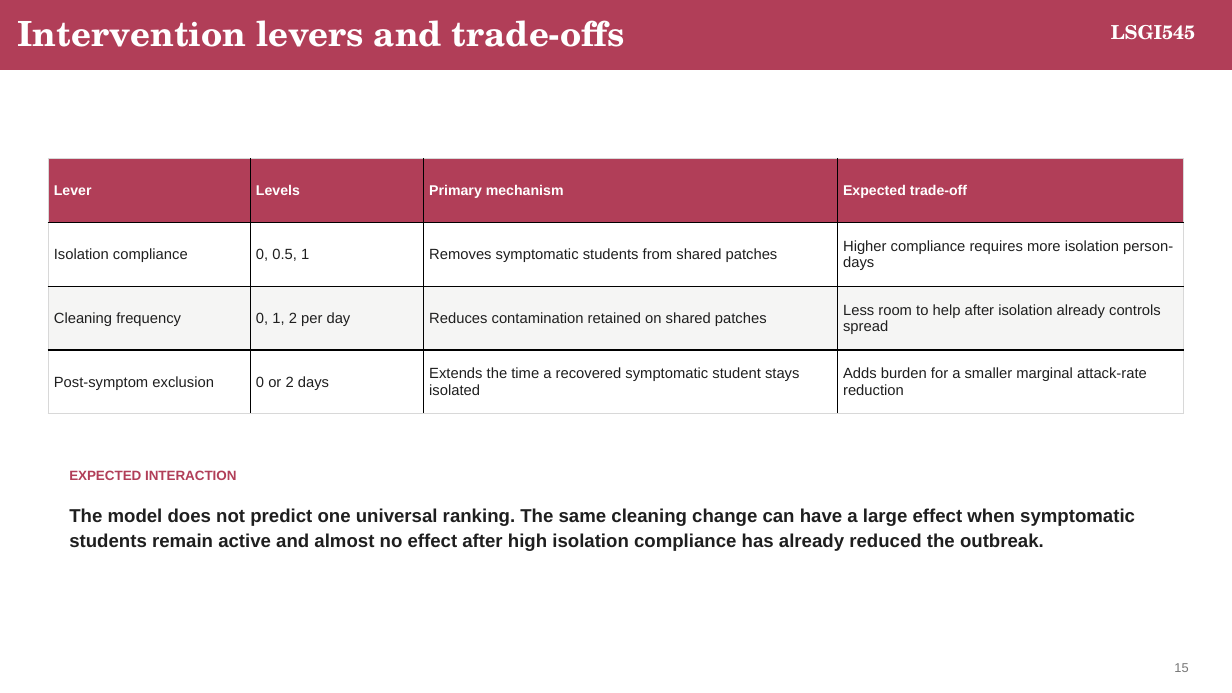
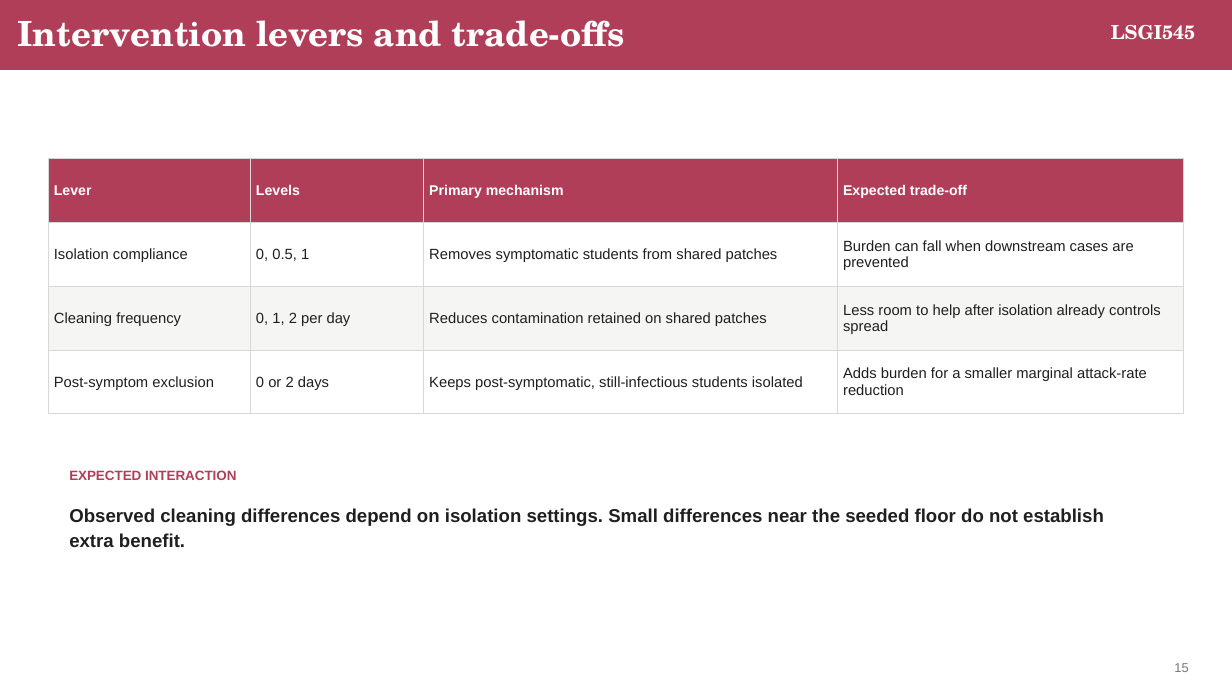
Before and after one commit to LIUXiaolu424/LSGI545-Group26, a slide deck: slide 15 of group_report_presentation/output/Norovirus_Dormitory_ABM_Group_Presentation.pptx. Drawn at 1232x693 pixels with LibreOffice and Linux fonts; fonts in the diff are those of the drawing. Boxes give left, top, right and bottom in pixels: in the first picture for what was removed or moved away, otherwise in the second. Text is boxed around its words. In the diff, an @@ line names an element or a change of style, - is before the commit and + after.

```diff
--- a/group_report_presentation/output/Norovirus_Dormitory_ABM_Group_Presentation.pptx
+++ b/group_report_presentation/output/Norovirus_Dormitory_ABM_Group_Presentation.pptx
@@ table at [48, 159, 1185, 414] @@
-row 2, column 4: Higher compliance requires more isolation person-days
+row 2, column 4: Burden can fall when downstream cases are prevented
-row 4, column 3: Extends the time a recovered symptomatic student stays isolated
+row 4, column 3: Keeps post-symptomatic, still-infectious students isolated
@@ borders changed @@
@@ text at [69, 508, 1104, 547]: text changed @@
-The model does not predict one universal ranking. The same cleaning change can have a large effect when symptomatic students remain active and almost no effect after high isolation compliance has already reduced the outbreak.
+Observed cleaning differences depend on isolation settings. Small differences near the seeded floor do not establish extra benefit.
```
Also in this commit, not shown: 18 other slides changed, 7 other files.
